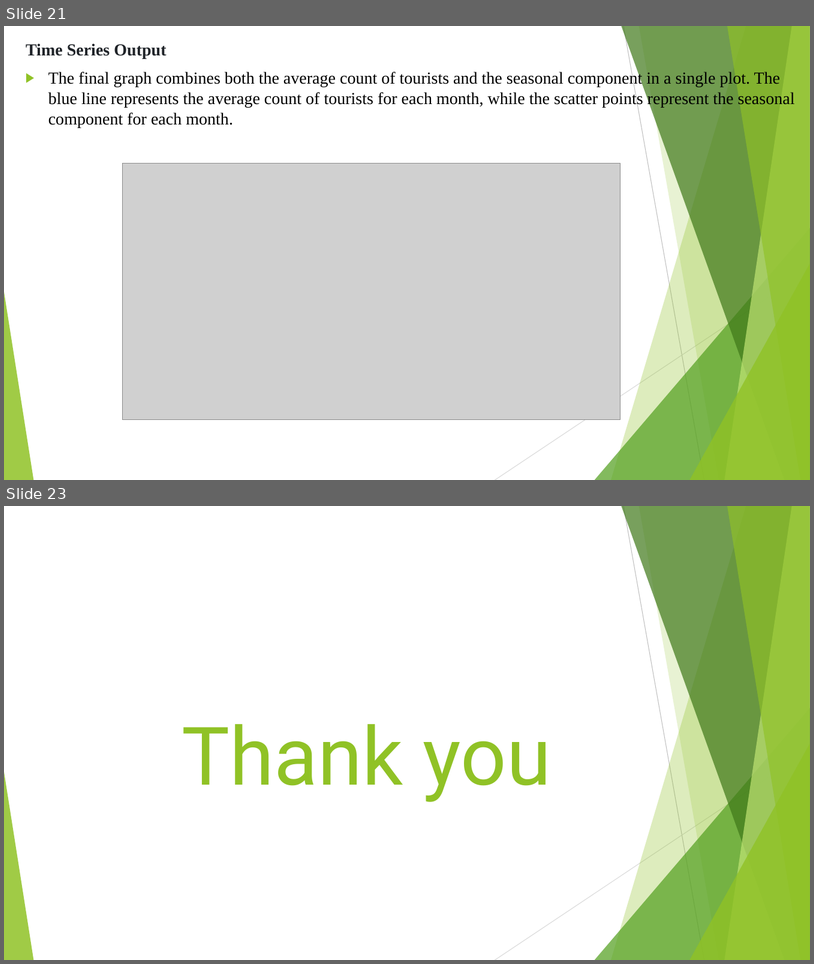
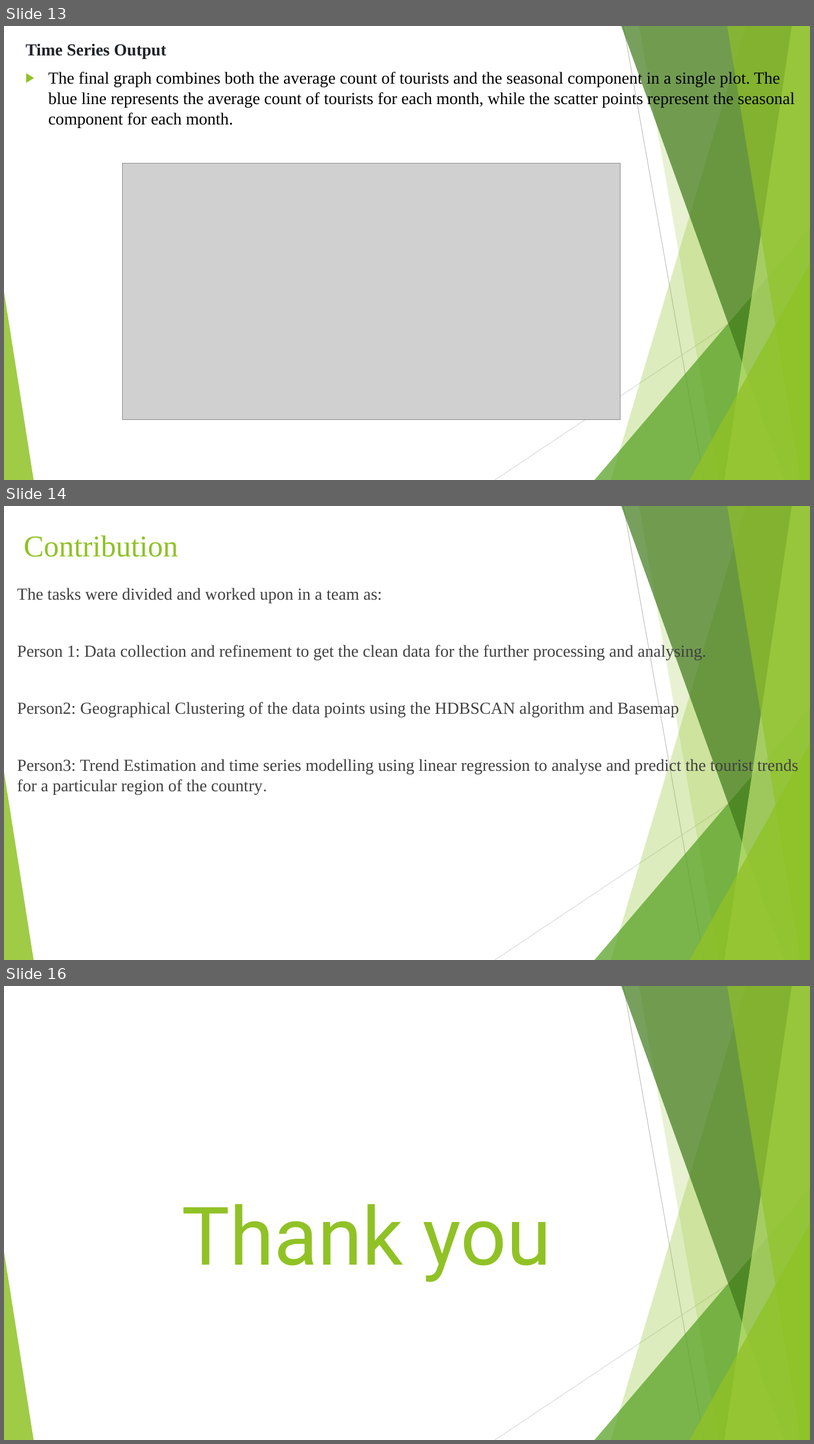
Before and after one commit to saisumanth1401/Tourist-Behaviour-Analysis, a slide deck: Documentation/Tourist-Behaviour-Analysis.pptx. Shown one above the other, each under a label of ours: slides 21 and 23 before the commit, slides 13, 14 and 16 after it; the slides between them are not shown. The pictures are 814x964 and 814x1444 pixels, drawn with LibreOffice and Linux fonts; fonts in the diff are those of the drawing; grey boxes stand for pictures. Boxes give left, top, right and bottom in pixels: in the first picture for what was removed or moved away, otherwise in the second. Text is boxed around its words. In the diff, an @@ line names an element or a change of style, - is before the commit and + after.

```diff
--- a/Documentation/Tourist-Behaviour-Analysis.pptx
+++ b/Documentation/Tourist-Behaviour-Analysis.pptx
@@ slide 14 added at (4,506,810,960), background #FFFFFF; not listed: 10 template elements that a slide beside it also shows @@
@@ title added at (24,535,178,557), 36 pt, text #90C226 @@
+Contribution
@@ text added at (17,588,798,794), 20 pt, text #404040 @@
+The tasks were divided and worked upon in a team as:
+Person 1: Data collection and refinement to get the clean data for the further processing and analysing.
+Person2: Geographical Clustering of the data points using the HDBSCAN algorithm and Basemap
+Person3: Trend Estimation and time series modelling using linear regression to analyse and predict the tourist trends for a particular region of the country.
@@ what was slide 21 is now slide 13 @@
@@ what was slide 23 is now slide 16 @@
```
Also in this commit, not shown: 10 slides changed, 1 other slide added, 9 slides removed.
